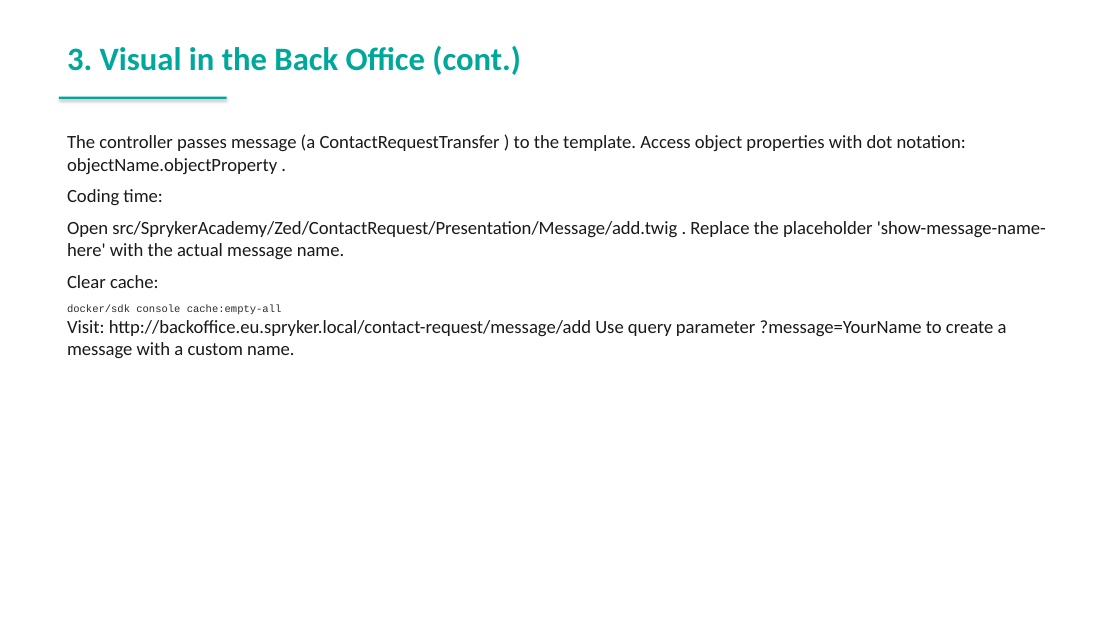
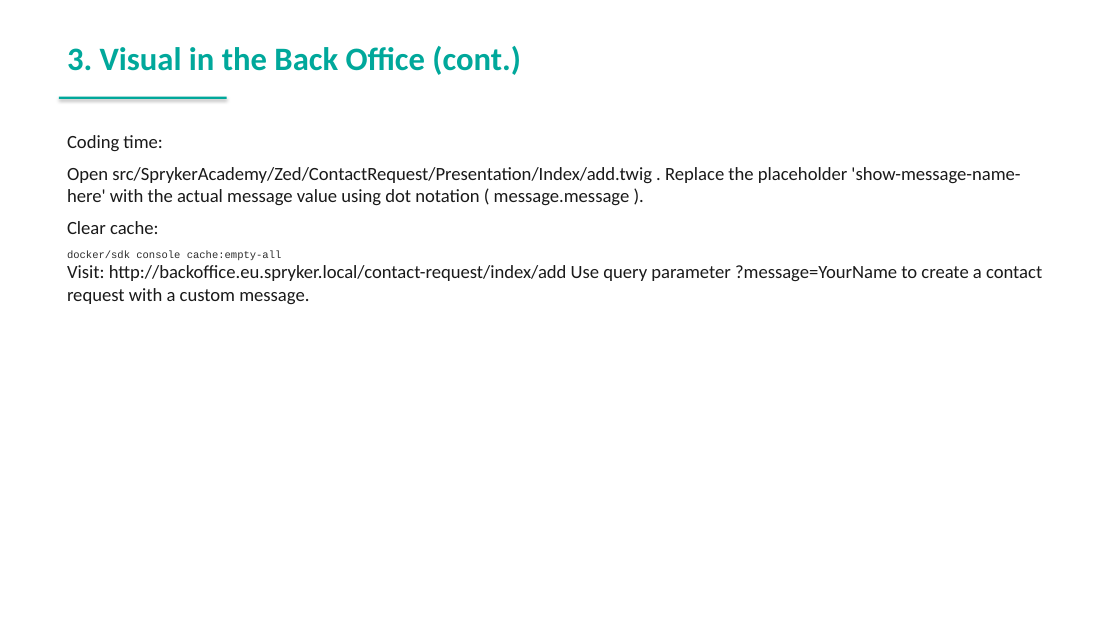
Before and after one commit to spryker-academy/instructor-exercises, a slide deck: slide 109 of guides-pptx/spryker-academy-fundamental.pptx (slide 108 before the commit). Drawn at 1120x630 pixels with LibreOffice and Linux fonts; fonts in the diff are those of the drawing. Boxes give left, top, right and bottom in pixels: in the first picture for what was removed or moved away, otherwise in the second. Text is boxed around its words. In the diff, an @@ line names an element or a change of style, - is before the commit and + after.

Commit message:
fix: regenerate PowerPoint guides from updated HTML
- Synced spryker-academy-fundamental.pptx with HTML guides
- Synced spryker-academy-professional.pptx with HTML guides

```diff
--- a/guides-pptx/spryker-academy-fundamental.pptx
+++ b/guides-pptx/spryker-academy-fundamental.pptx
@@ text at (x1=67, y1=134, x2=966, y2=174): paragraph removed @@
-The controller passes message (a ContactRequestTransfer ) to the template. Access object properties with dot notation: objectName.objectProperty .
@@ text at (x1=67, y1=167, x2=1020, y2=205): text changed @@
-Open src/SprykerAcademy/Zed/ContactRequest/Presentation/Message/add.twig . Replace the placeholder 'show-message-name-here' with the actual message name.
+Open src/SprykerAcademy/Zed/ContactRequest/Presentation/Index/add.twig . Replace the placeholder 'show-message-name-here' with the actual message value using dot notation ( message.message ).
@@ text at (x1=67, y1=265, x2=1042, y2=304): text changed @@
-Visit: http://backoffice.eu.spryker.local/contact-request/message/add Use query parameter ?message=YourName to create a message with a custom name.
+Visit: http://backoffice.eu.spryker.local/contact-request/index/add Use query parameter ?message=YourName to create a contact request with a custom message.
```
Also in this commit, not shown: 9 other slides changed, 1 slide added, 1 other file.
